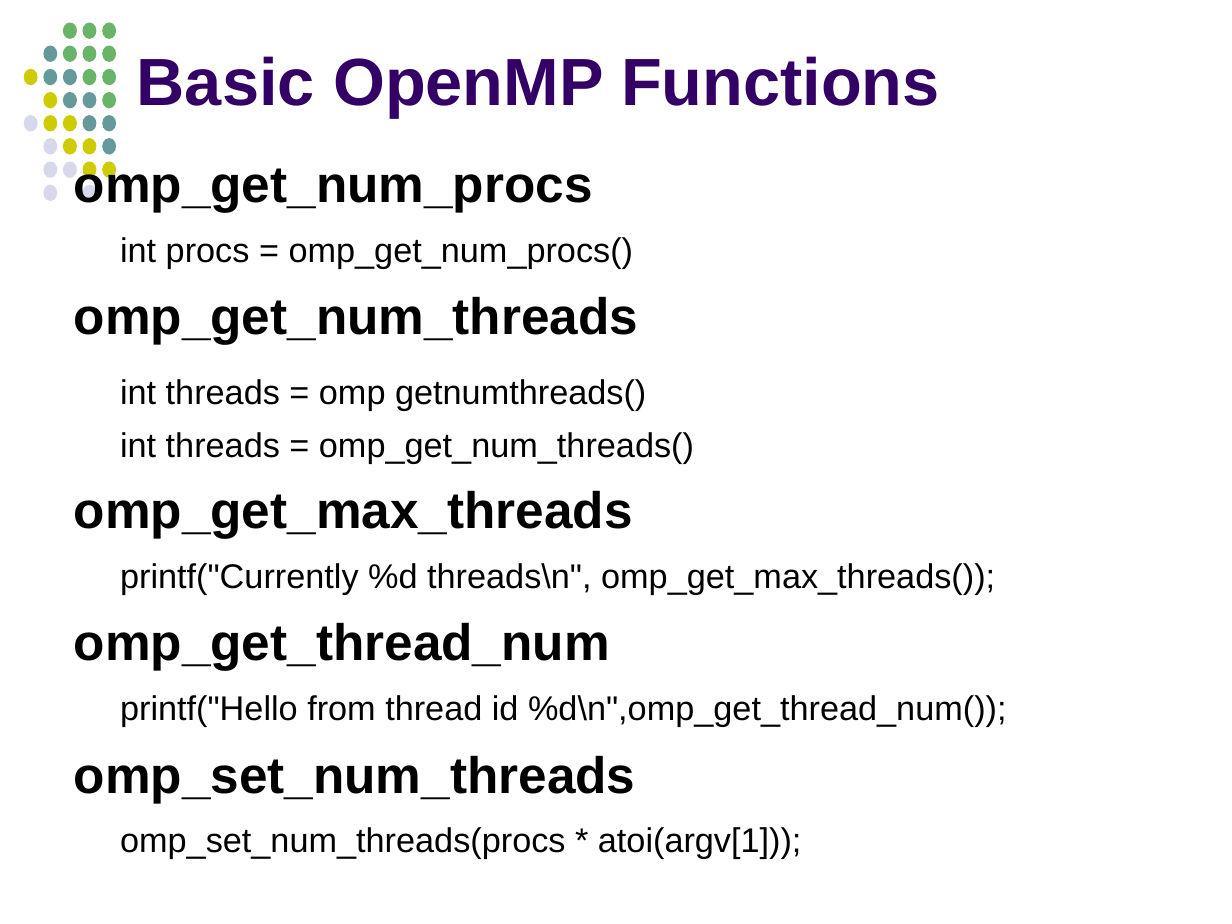
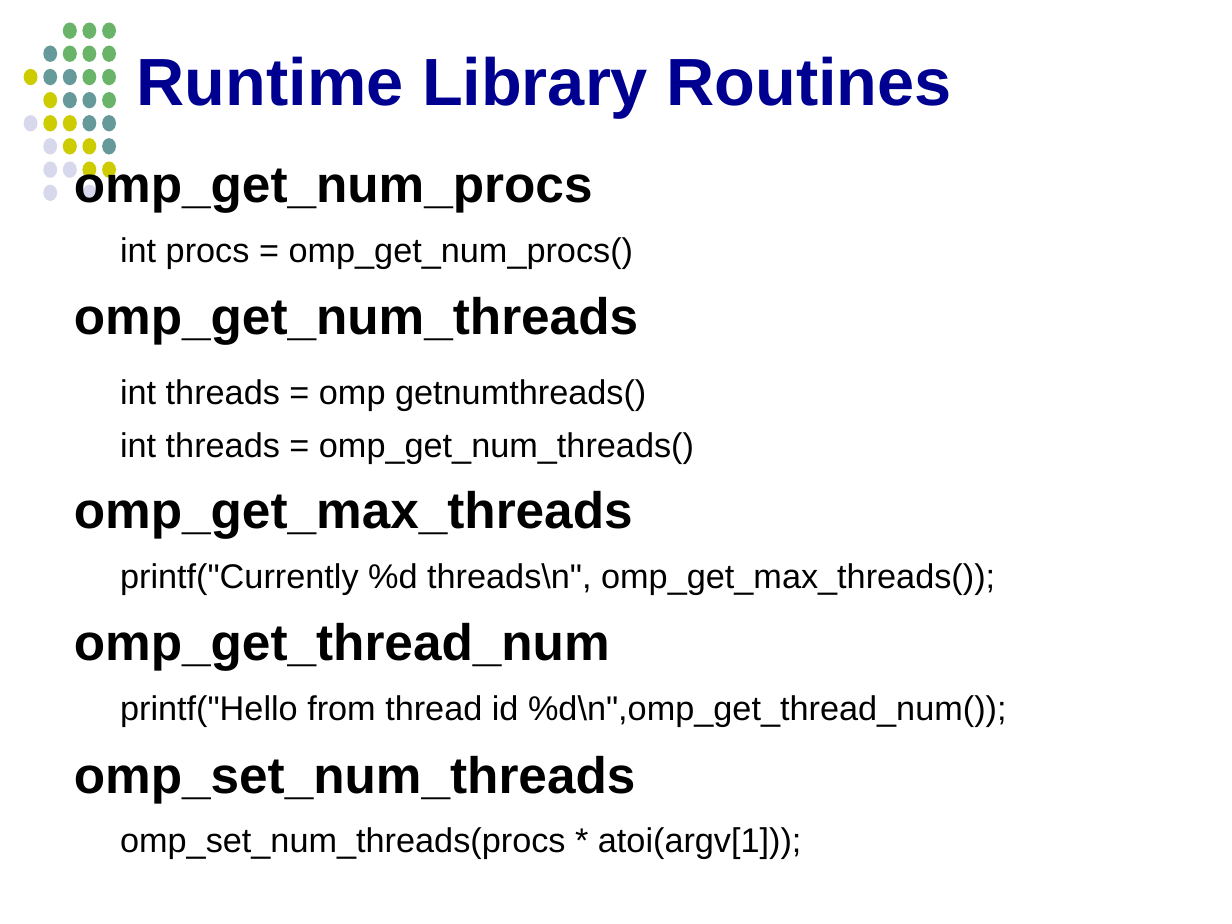
Before and after one commit to jablub/chpc_omp, a slide deck: slide 87 of OpenMP_MKuttel_CHPCWinterSchool2012.odp (slide 84 before the commit). Drawn at 1232x924 pixels with LibreOffice and Linux fonts; fonts in the diff are those of the drawing. Boxes give left, top, right and bottom in pixels: in the first picture for what was removed or moved away, otherwise in the second. Text is boxed around its words. In the diff, an @@ line names an element or a change of style, - is before the commit and + after.

```diff
--- a/OpenMP_MKuttel_CHPCWinterSchool2012.odp
+++ b/OpenMP_MKuttel_CHPCWinterSchool2012.odp
@@ title at (137, 56, 952, 118): text changed; text colour #330066 to #000090 @@
-Basic OpenMP Functions
+Runtime Library Routines
```
Also in this commit, not shown: 31 other slides changed, 5 slides added, 3 slides removed, 1 other file.
